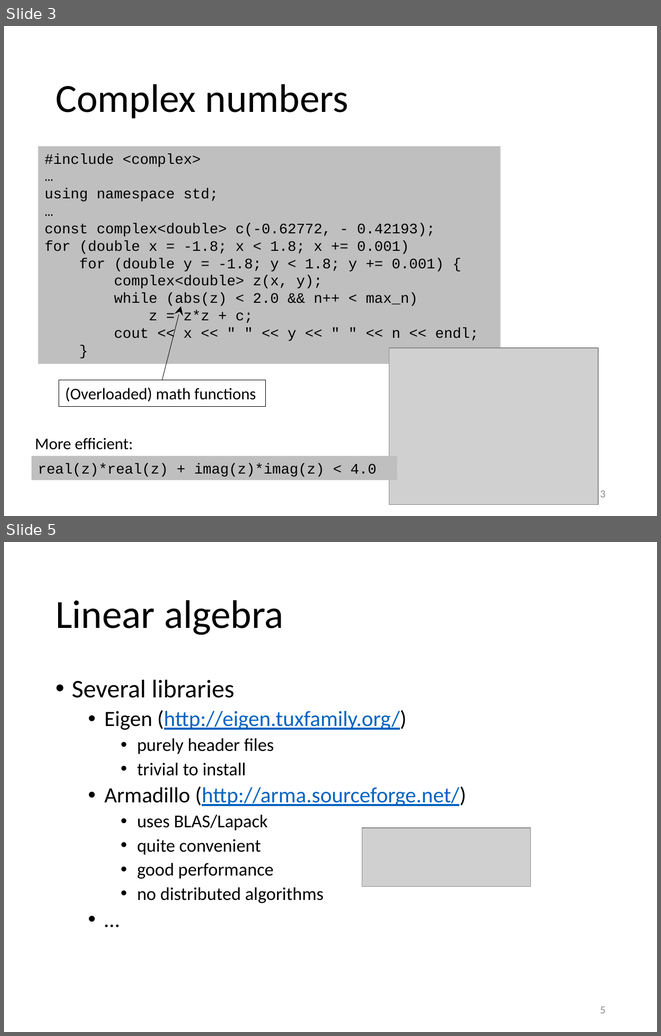
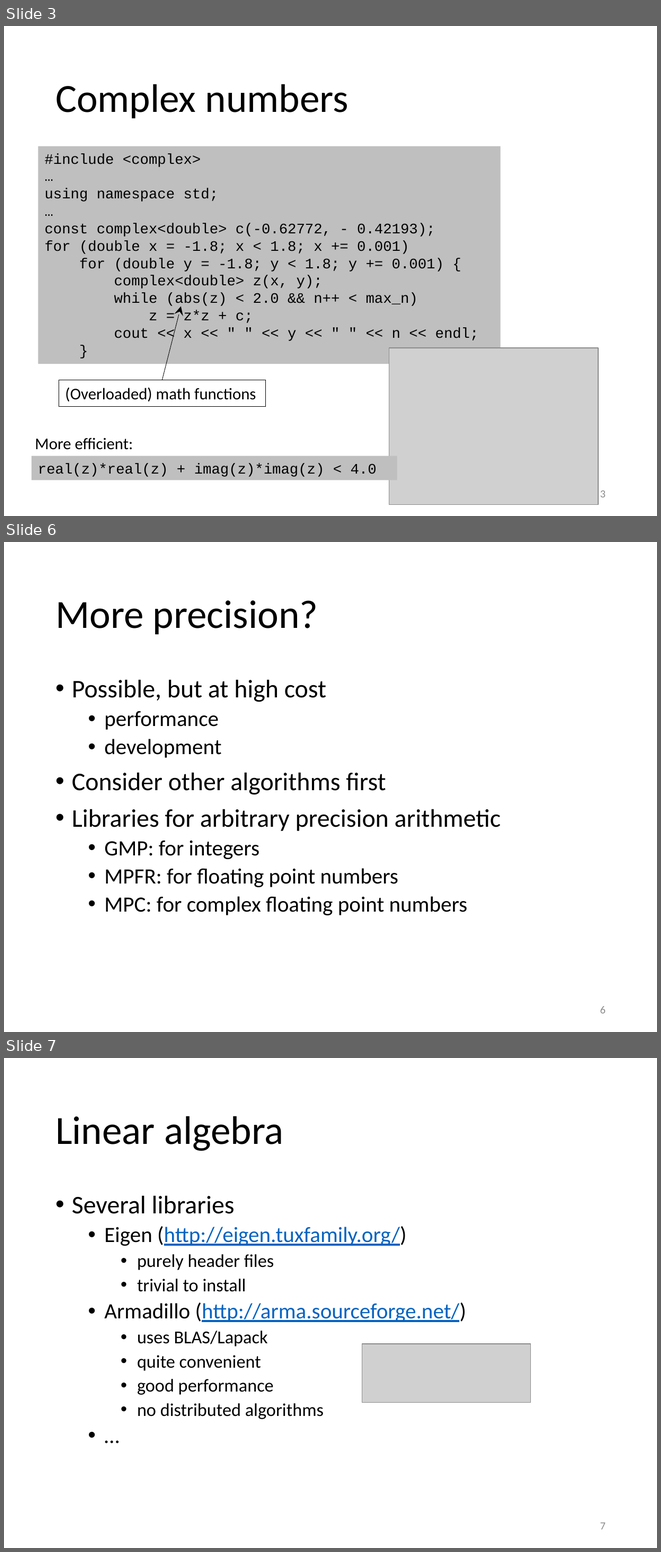
Before and after one commit to gjbex/training-material, a slide deck: CPlusPlus/12_essential_cpp_numerics.pptx. Shown one above the other, each under a label of ours: slides 3 and 5 before the commit, slides 3, 6 and 7 after it; the slides between them are not shown. The pictures are 661x1036 and 661x1552 pixels, drawn with LibreOffice and Linux fonts; fonts in the diff are those of the drawing; grey boxes stand for pictures. Boxes give left, top, right and bottom in pixels: in the first picture for what was removed or moved away, otherwise in the second. Text is boxed around its words. In the diff, an @@ line names an element or a change of style, - is before the commit and + after.

Commit message:
Added slides on limits and precision

```diff
--- a/CPlusPlus/12_essential_cpp_numerics.pptx
+++ b/CPlusPlus/12_essential_cpp_numerics.pptx
@@ slide 6 added at (x1=4, y1=542, x2=657, y2=1032), background #FFFFFF @@
@@ title added at (x1=55, y1=600, x2=318, y2=634), 44 pt, text #000000 @@
+More precision?
@@ text added at (x1=72, y1=679, x2=501, y2=915), 24 pt, text #000000 @@
+• Possible, but at high cost
+  • performance
+  • development
+• Consider other algorithms first
+• Libraries for arbitrary precision arithmetic
+  • GMP: for integers
+  • MPFR: for floating point numbers
+  • MPC: for complex floating point numbers
@@ page number added at (x1=600, y1=1006, x2=606, y2=1013), 12 pt, text #8C8C8C @@
+6
@@ what was slide 5 is now slide 7 @@
@@ page number at (x1=600, y1=1522, x2=606, y2=1529): text changed @@
-5
+7
```
Also in this commit, not shown: 1 slide changed, 1 other slide added.
